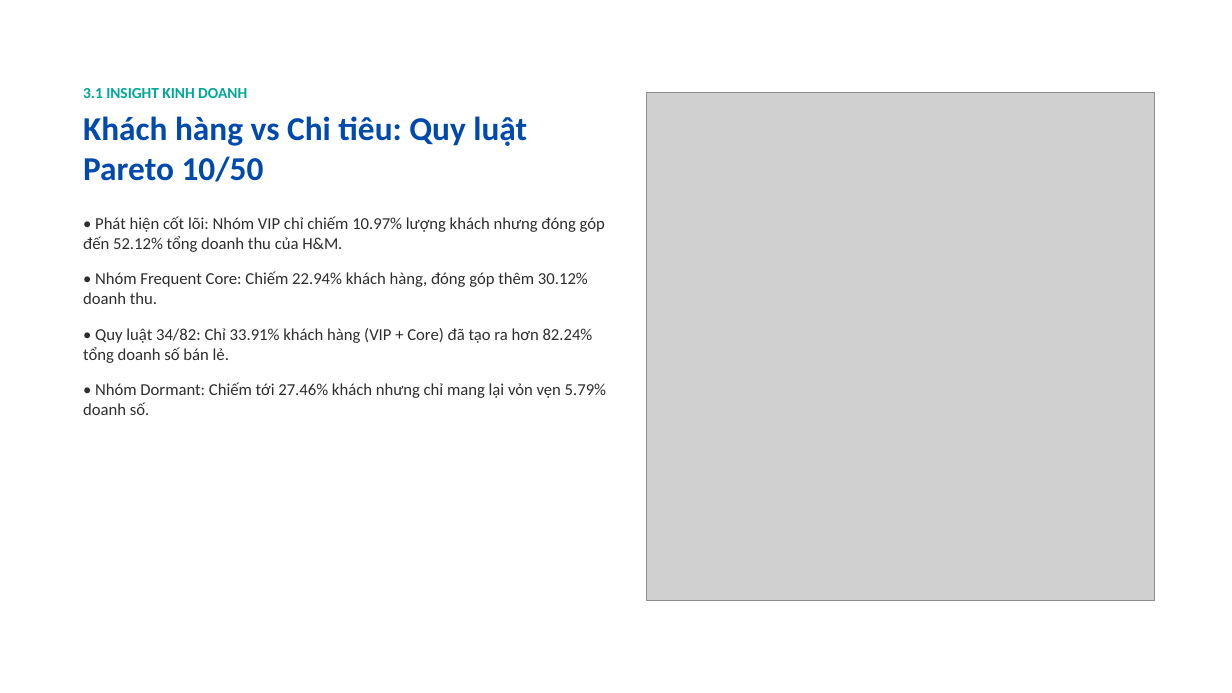
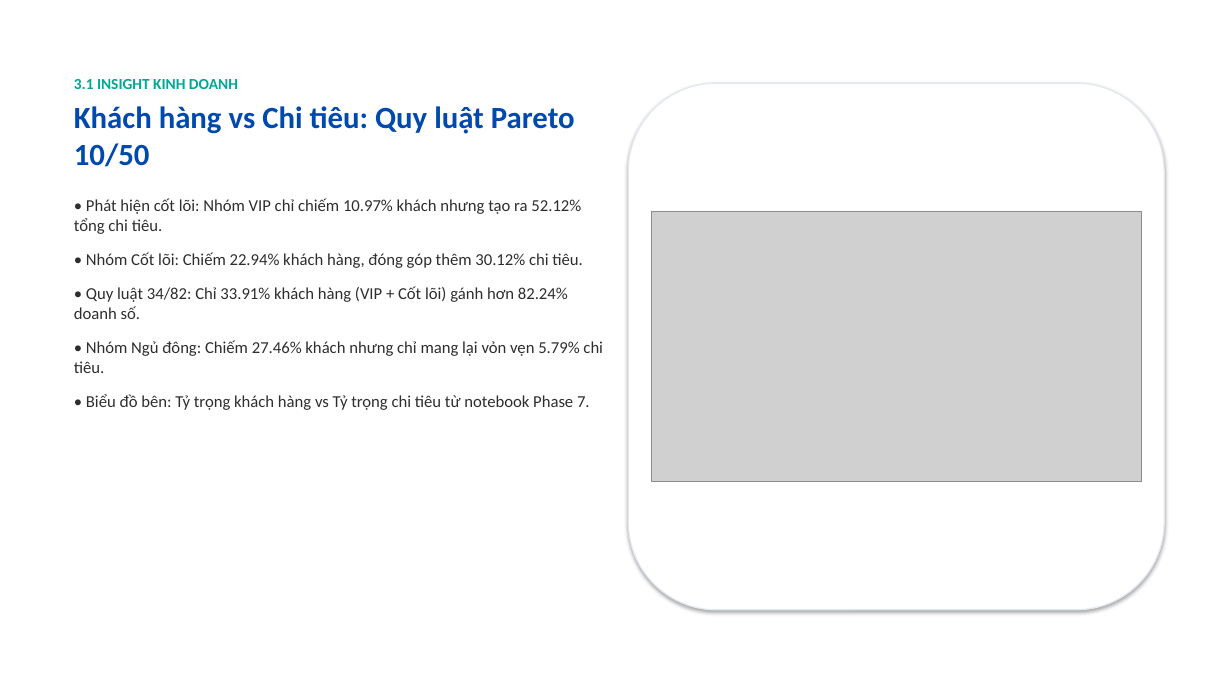
Before and after one commit to TminTtapcode/BTL_PTDL, a slide deck: slide 14 of docs/Slide_Thuyet_Trinh_HM_Modern_Minimal_16_Slides.pptx. Drawn at 1232x693 pixels with LibreOffice and Linux fonts; fonts in the diff are those of the drawing; grey boxes stand for pictures; background and template pictures are left out. Boxes give left, top, right and bottom in pixels: in the first picture for what was removed or moved away, otherwise in the second. Text is boxed around its words. In the diff, an @@ line names an element or a change of style, - is before the commit and + after.

Commit message:
docs: perfect 16-slide presentation with exact notebook figures, card containers and preserved aspect ratios

```diff
--- a/docs/Slide_Thuyet_Trinh_HM_Modern_Minimal_16_Slides.pptx
+++ b/docs/Slide_Thuyet_Trinh_HM_Modern_Minimal_16_Slides.pptx
@@ text "3.1 INSIGHT KINH DOANH" moved from (x1=83, y1=88, x2=606, y2=415) to (x1=74, y1=79, x2=603, y2=410) @@
@@ rounded rectangle added at (x1=628, y1=83, x2=1165, y2=610), fill #FFFFFF, outline #E2E8F0 1 pt @@
@@ text at (x1=74, y1=106, x2=575, y2=167): size 26 to 24 pt in "Khách hàng vs Chi tiêu: Quy luật ..."; less space between paragraphs @@
@@ text at (x1=74, y1=198, x2=603, y2=410): text changed @@
-• Phát hiện cốt lõi: Nhóm VIP chỉ chiếm 10.97% lượng khách nhưng đóng góp đến 52.12% tổng doanh thu của H&M.
-• Nhóm Frequent Core: Chiếm 22.94% khách hàng, đóng góp thêm 30.12% doanh thu.
-• Quy luật 34/82: Chỉ 33.91% khách hàng (VIP + Core) đã tạo ra hơn 82.24% tổng doanh số bán lẻ.
-• Nhóm Dormant: Chiếm tới 27.46% khách nhưng chỉ mang lại vỏn vẹn 5.79% doanh số.
+• Phát hiện cốt lõi: Nhóm VIP chỉ chiếm 10.97% khách nhưng tạo ra 52.12% tổng chi tiêu.
+• Nhóm Cốt lõi: Chiếm 22.94% khách hàng, đóng góp thêm 30.12% chi tiêu.
+• Quy luật 34/82: Chỉ 33.91% khách hàng (VIP + Cốt lõi) gánh hơn 82.24% doanh số.
+• Nhóm Ngủ đông: Chiếm 27.46% khách nhưng chỉ mang lại vỏn vẹn 5.79% chi tiêu.
+• Biểu đồ bên: Tỷ trọng khách hàng vs Tỷ trọng chi tiêu từ notebook Phase 7.
@@ picture resized from (x1=647, y1=92, x2=1155, y2=601) to (x1=652, y1=212, x2=1141, y2=482) @@
```
Also in this commit, not shown: 13 other slides changed, 2 slides added, 2 slides removed.
